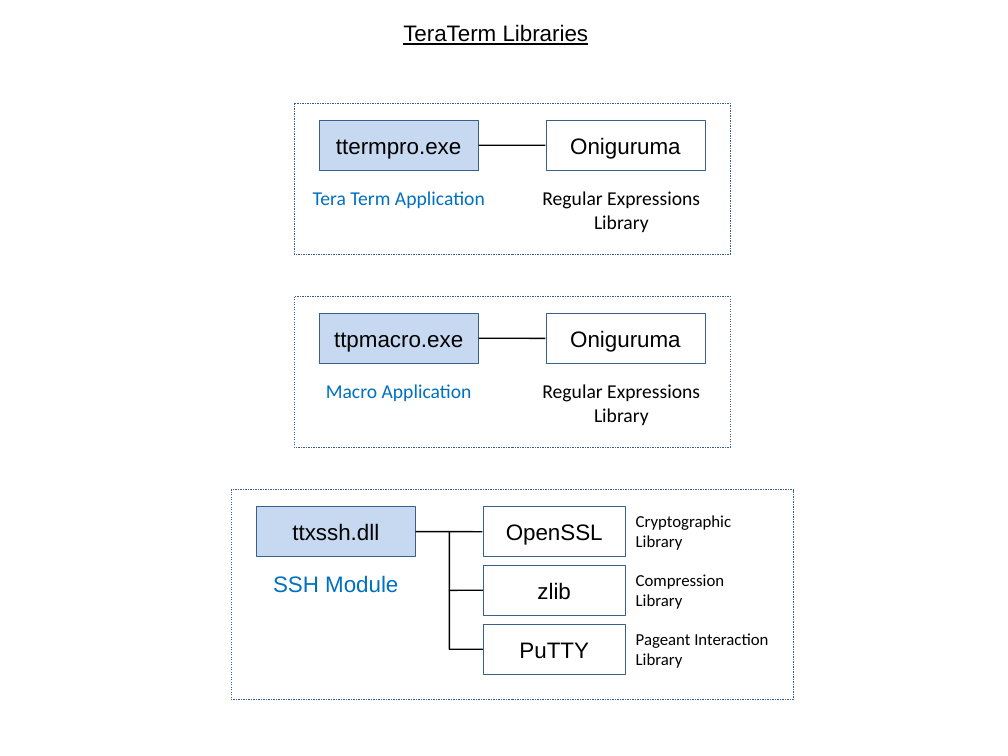
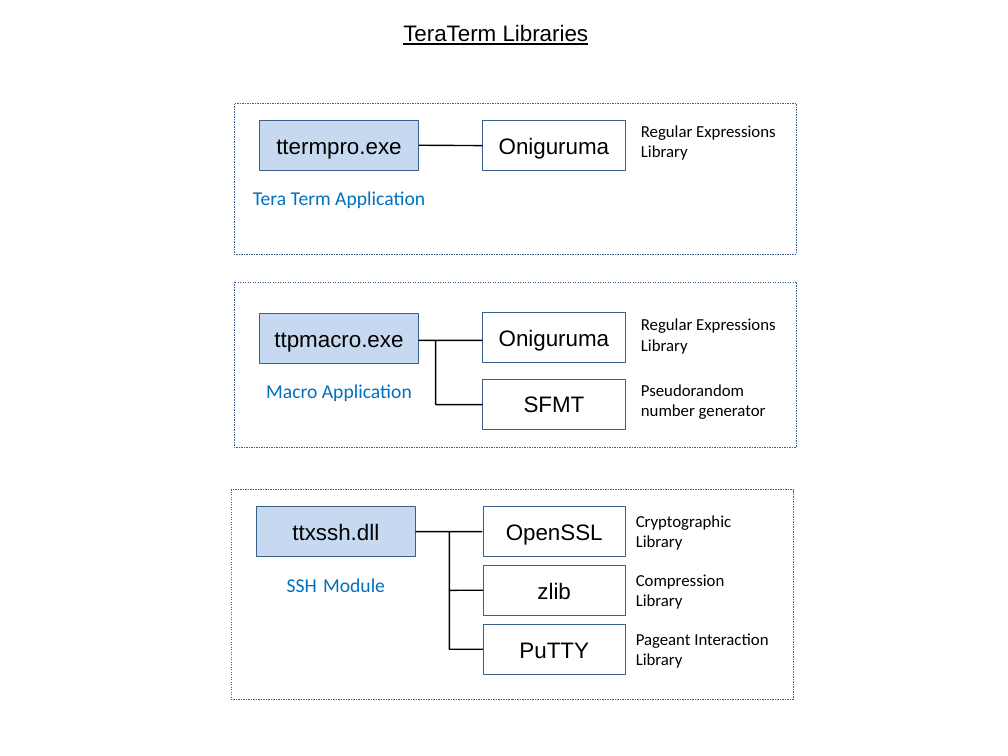
Before and after one commit to TeraTermProject/teraterm, a slide deck: slide 1 of doc/en/html/reference/image/library_relation.ppt. Drawn at 1008x756 pixels with LibreOffice and Linux fonts; fonts in the diff are those of the drawing. Boxes give left, top, right and bottom in pixels: in the first picture for what was removed or moved away, otherwise in the second. Text is boxed around its words. In the diff, an @@ line names an element or a change of style, - is before the commit and + after.

```diff
--- a/doc/en/html/reference/image/library_relation.ppt
+++ b/doc/en/html/reference/image/library_relation.ppt
@@ rectangle: place and size @@
-rectangle at (293, 103, 730, 254)
+rectangle at (234, 103, 796, 254)
@@ text "Regular Expressions Library" at (641, 125, 775, 160): size 14 to 12 pt; alignment centre to left @@
@@ text "Regular Expressions Library": place and size @@
-text "Regular Expressions Library" at (542, 191, 700, 232)
+text "Regular Expressions Library" at (641, 125, 775, 160)
@@ rectangle "Oniguruma": place and size @@
-rectangle "Oniguruma" at (545, 120, 705, 170)
+rectangle "Oniguruma" at (483, 120, 626, 170)
@@ rectangle: place and size @@
-rectangle at (293, 296, 730, 448)
+rectangle at (234, 282, 796, 448)
@@ rectangle "Oniguruma": place and size @@
-rectangle "Oniguruma" at (545, 313, 705, 364)
+rectangle "Oniguruma" at (483, 312, 626, 363)
@@ text "Regular Expressions Library": place and size @@
-text "Regular Expressions Library" at (542, 384, 700, 425)
+text "Regular Expressions Library" at (641, 318, 775, 354)
@@ text "Regular Expressions Library" at (641, 318, 775, 354): size 14 to 12 pt; alignment centre to left @@
@@ 2 rectangles, 2 texts, 2 lines: place and size @@
-2 rectangles, 2 texts, 2 lines at (313, 120, 545, 401)
+2 rectangles, 2 texts, 2 lines at (253, 120, 483, 401)
@@ line added from (435, 341) to (435, 404), #000000 0.99 pt @@
@@ rectangle added at (483, 379, 626, 429), outline #3A5F8B 0.26 pt, 16 pt, text #000000 @@
+SFMT
@@ text added at (641, 384, 766, 419), 12 pt, text #000000 @@
+Pseudorandom number generator
@@ line added from (483, 404) to (435, 404), #000000 0.99 pt @@
@@ text "SSH Module" at (287, 578, 385, 592): size 16 to 14 pt, font Arial to Calibri @@
```
Also in this commit, not shown: 6 other files.
